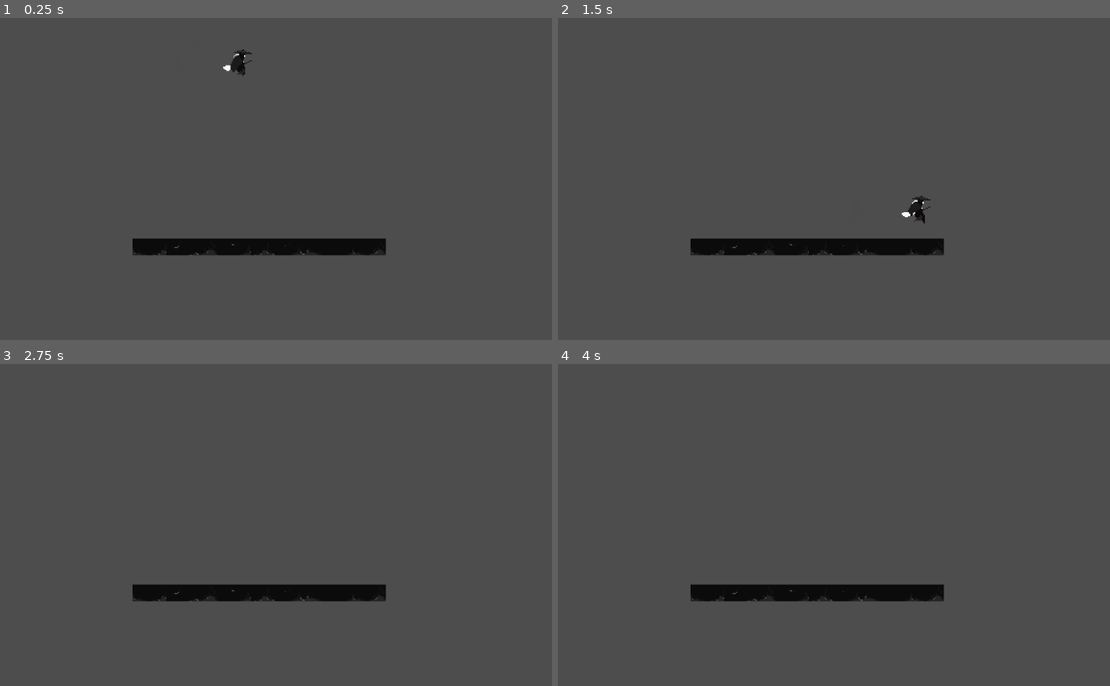
Above: before the commit, frames 1-4 (two rows, left to right).
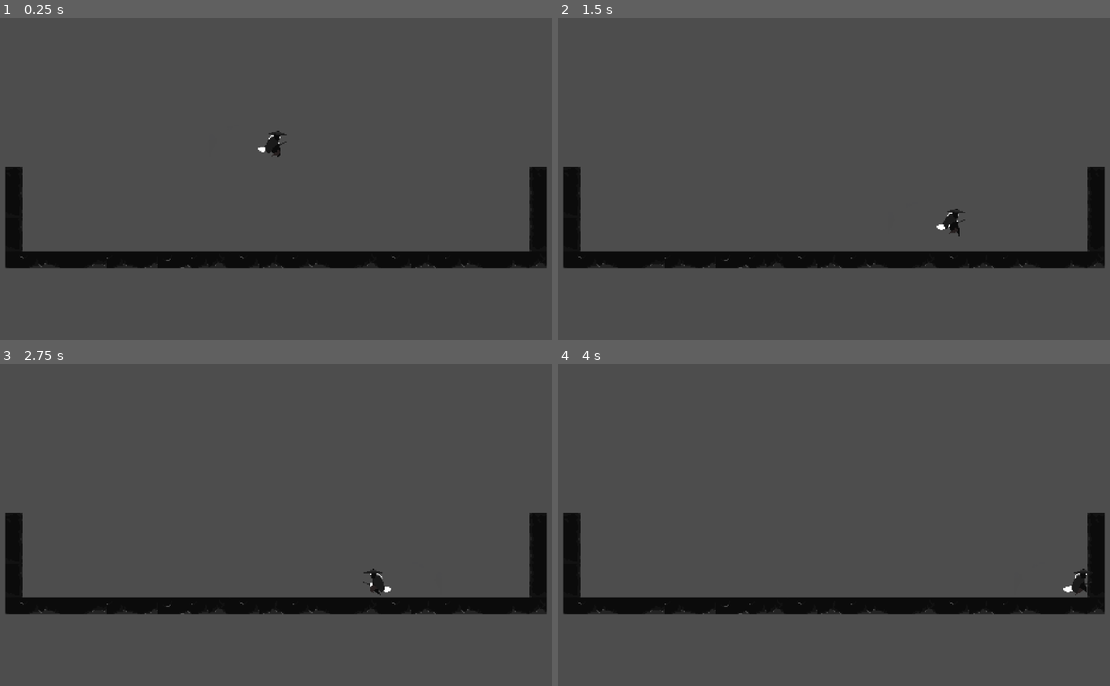
Above: after the commit, the same moments.

Repository: Pbrochu94/Prototype_game
Game: Godot game, scene res://prototype_scene.tscn
The game is run twice, just before and just after one commit, with the same random seed, the same clock (stepped at 60 frames per second) and the same inputs.
Inputs:
- Up to frame 1 (0.25 s): no input
- Up to frame 2 (1.5 s): hold D (move_right) from 0.53 s (still down); tap Space (jump) at 0.77 s
- Up to frame 3 (2.75 s): tap Space (jump) at 1.52 s; release D (move_right) at 2.03 s; hold A (move_left) from 2.03 s (still down)
- Up to frame 4 (4 s): release A (move_left) at 2.78 s; hold D (move_right) from 2.78 s (still down); tap Space (jump) at 3.02, 3.77 s

The runs differ from the first frame. In frame 1, 8.6% of the frame differs, in the area x 0-100%, y 9-78%; in frame 2, 8.6%, in the area x 0-100%, y 46-78%; in frame 3, 8.3%; in frame 4, 8.4%.

Commit message:
Map enlarged, moving to enemy scene creation

Diff:
--- a/prototype_scene.tscn
+++ b/prototype_scene.tscn
@@ -396,6 +396,7 @@
 3:9/0 = 0
 3:9/0/physics_layer_0/linear_velocity = Vector2(0, 0)
 3:9/0/physics_layer_0/angular_velocity = 0.0
+3:9/0/physics_layer_0/polygon_0/points = PackedVector2Array(-8, -8, 8, -8, 8, 8, -8, 8)
 4:9/0 = 0
 4:9/0/physics_layer_0/linear_velocity = Vector2(0, 0)
 4:9/0/physics_layer_0/angular_velocity = 0.0
@@ -432,12 +433,14 @@
 1:10/0 = 0
 1:10/0/physics_layer_0/linear_velocity = Vector2(0, 0)
 1:10/0/physics_layer_0/angular_velocity = 0.0
+1:10/0/physics_layer_0/polygon_0/points = PackedVector2Array(-8, -8, -8, 8, 8, 8, 8, -8)
 2:10/0 = 0
 2:10/0/physics_layer_0/linear_velocity = Vector2(0, 0)
 2:10/0/physics_layer_0/angular_velocity = 0.0
 3:10/0 = 0
 3:10/0/physics_layer_0/linear_velocity = Vector2(0, 0)
 3:10/0/physics_layer_0/angular_velocity = 0.0
+3:10/0/physics_layer_0/polygon_0/points = PackedVector2Array(-8, -8, 8, -8, 8, 8, -8, 8)
 4:10/0 = 0
 4:10/0/physics_layer_0/linear_velocity = Vector2(0, 0)
 4:10/0/physics_layer_0/angular_velocity = 0.0
@@ -474,12 +477,14 @@
 1:11/0 = 0
 1:11/0/physics_layer_0/linear_velocity = Vector2(0, 0)
 1:11/0/physics_layer_0/angular_velocity = 0.0
+1:11/0/physics_layer_0/polygon_0/points = PackedVector2Array(-8, -8, 8, -8, 8, 8, -8, 8)
 2:11/0 = 0
 2:11/0/physics_layer_0/linear_velocity = Vector2(0, 0)
 2:11/0/physics_layer_0/angular_velocity = 0.0
 3:11/0 = 0
 3:11/0/physics_layer_0/linear_velocity = Vector2(0, 0)
 3:11/0/physics_layer_0/angular_velocity = 0.0
+3:11/0/physics_layer_0/polygon_0/points = PackedVector2Array(-8, -8, 8, -8, 8, 8, -8, 8)
 4:11/0 = 0
 4:11/0/physics_layer_0/linear_velocity = Vector2(0, 0)
 4:11/0/physics_layer_0/angular_velocity = 0.0
@@ -681,6 +686,7 @@
 1:9/0 = 0
 1:9/0/physics_layer_0/linear_velocity = Vector2(0, 0)
 1:9/0/physics_layer_0/angular_velocity = 0.0
+1:9/0/physics_layer_0/polygon_0/points = PackedVector2Array(-8, -8, 8, -8, 8, 8, -8, 8, -8, -8)
 0:9/0 = 0
 0:9/0/physics_layer_0/linear_velocity = Vector2(0, 0)
 0:9/0/physics_layer_0/angular_velocity = 0.0
@@ -703,11 +709,11 @@
 [node name="TileMap" type="TileMap" parent="."]
 tile_set = SubResource("TileSet_ves0k")
 format = 2
-layer_0/tile_data = PackedInt32Array(917500, 851968, 2, 917501, 131072, 2, 917502, 262144, 2, 917503, 327680, 2, 851968, 393216, 2, 851969, 458752, 2, 851970, 524288, 2, 851971, 131072, 2, 851972, 196608, 2, 851973, 524288, 2, 851974, 589824, 2, 851975, 655360, 2, 851976, 720896, 2, 851977, 851968, 2, 851978, 393216, 2)
+layer_0/tile_data = PackedInt32Array(851969, 458752, 2, 851970, 524288, 2, 851971, 131072, 2, 851972, 196608, 2, 851973, 524288, 2, 851974, 589824, 2, 851975, 655360, 2, 851977, 851968, 2, 851978, 393216, 2, 786442, 65536, 11, 720906, 65536, 10, 655370, 65536, 10, 589834, 65536, 10, 524298, 65536, 9, 917493, 327680, 2, 589803, 196608, 9, 655339, 196608, 10, 720875, 196608, 11, 786411, 196608, 10, 851947, 196608, 11, 917483, 458752, 2, 917484, 524288, 2, 917485, 589824, 2, 917486, 655360, 2, 917487, 720896, 2, 917488, 786432, 2, 917489, 524288, 2, 917490, 851968, 2, 917491, 131072, 2, 917492, 262144, 2, 851968, 393216, 2, 851976, 720896, 2, 917495, 393216, 2, 917496, 458752, 2, 917497, 524288, 2, 917498, 131072, 2, 917499, 196608, 2, 917500, 524288, 2, 917501, 589824, 2, 917502, 655360, 2, 917503, 720896, 2, 917494, 524288, 2)
 
 [node name="CharacterBody2D" parent="." instance=ExtResource("2_6h02j")]
-position = Vector2(38, 4)
+position = Vector2(-81, 69)
 
 [node name="Camera2D" type="Camera2D" parent="."]
-position = Vector2(72, 132)
+position = Vector2(-80, 120)
 zoom = Vector2(1.885, 1.885)
